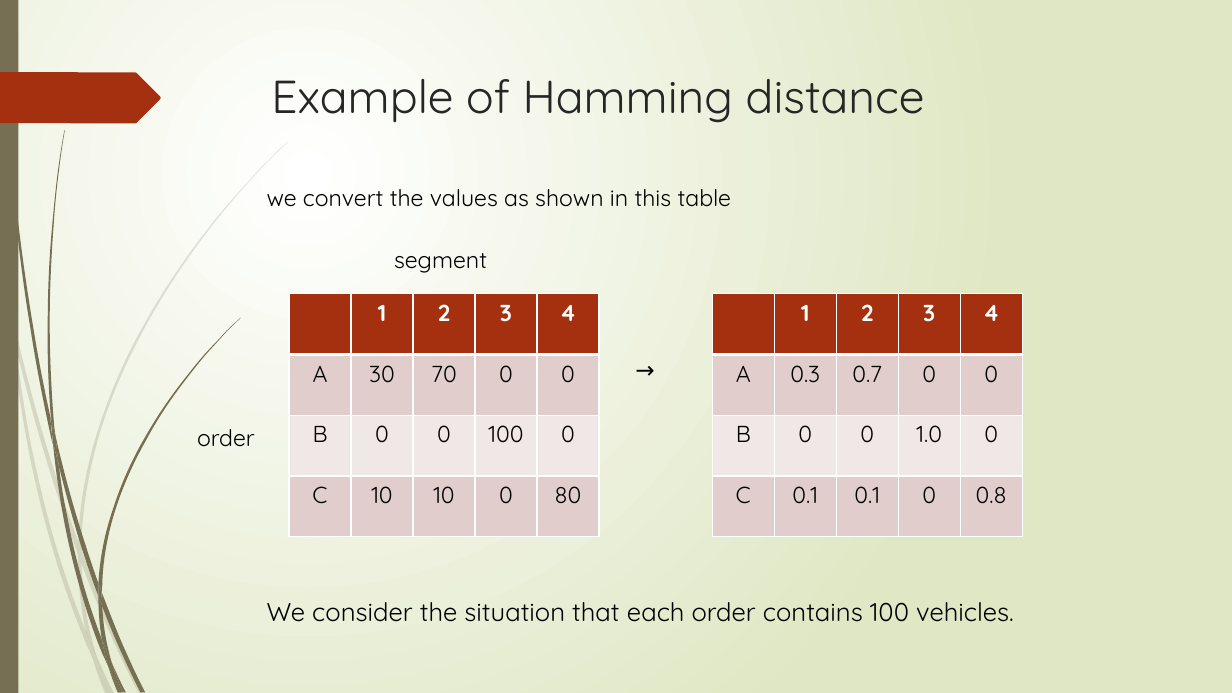
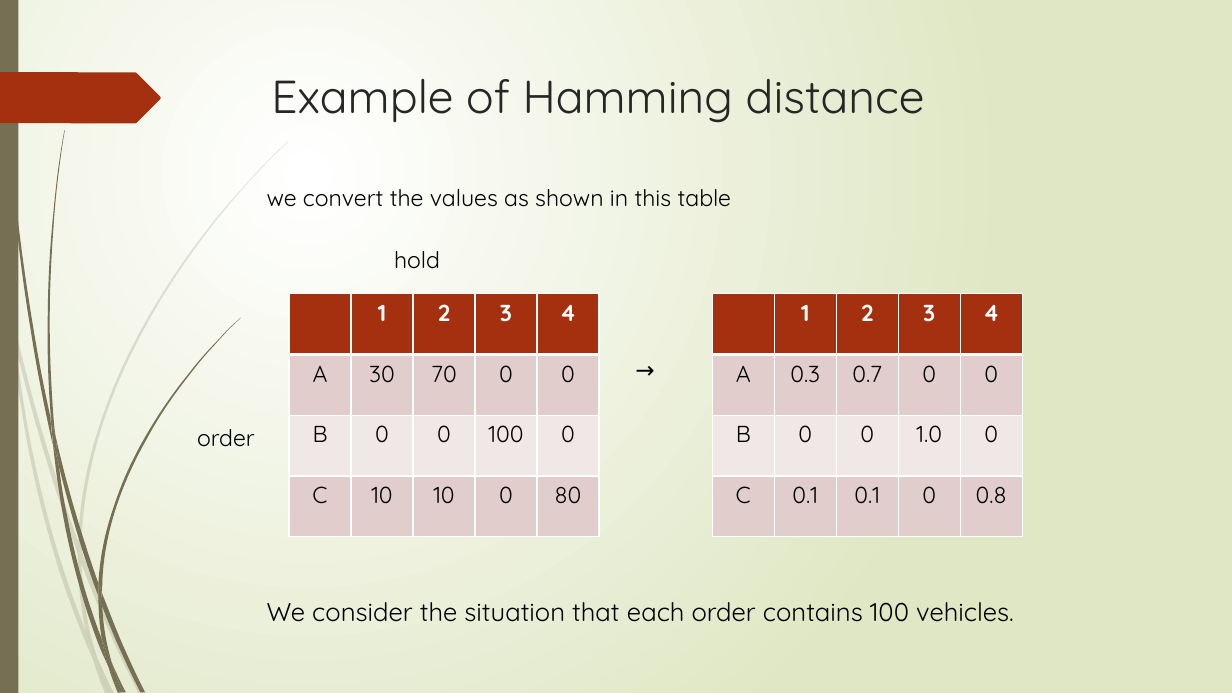
Before and after one commit to r-kurosu/kline_new, a slide deck: slide 51 of 竹田_修論発表.pptx. Drawn at 1232x693 pixels with LibreOffice and Linux fonts; fonts in the diff are those of the drawing. Boxes give left, top, right and bottom in pixels: in the first picture for what was removed or moved away, otherwise in the second. Text is boxed around its words. In the diff, an @@ line names an element or a change of style, - is before the commit and + after.

```diff
--- a/竹田_修論発表.pptx
+++ b/竹田_修論発表.pptx
@@ text at (394, 251, 440, 269): text changed @@
-segment
+hold
```
Also in this commit, not shown: 7 other slides changed.
